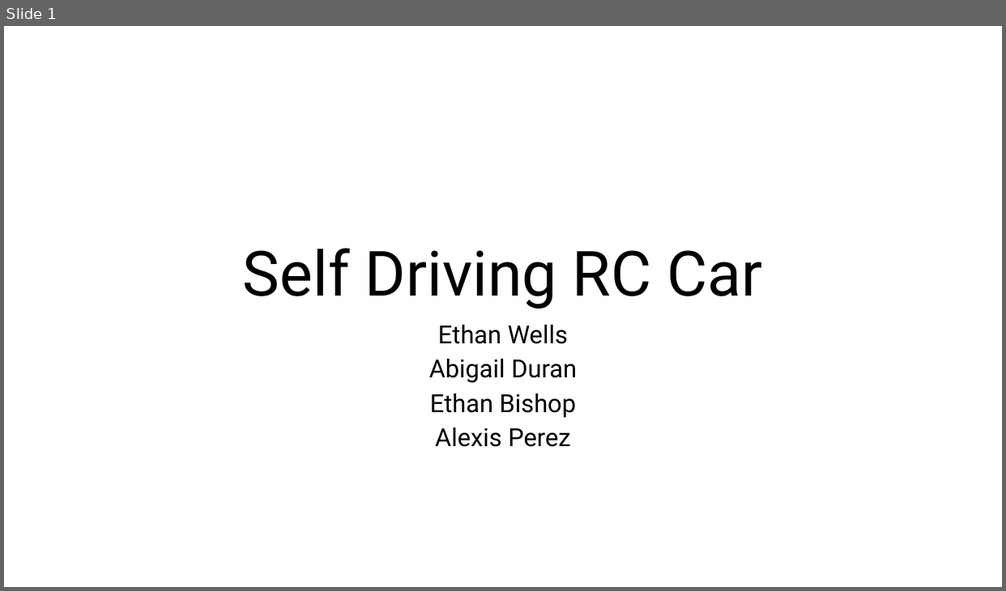
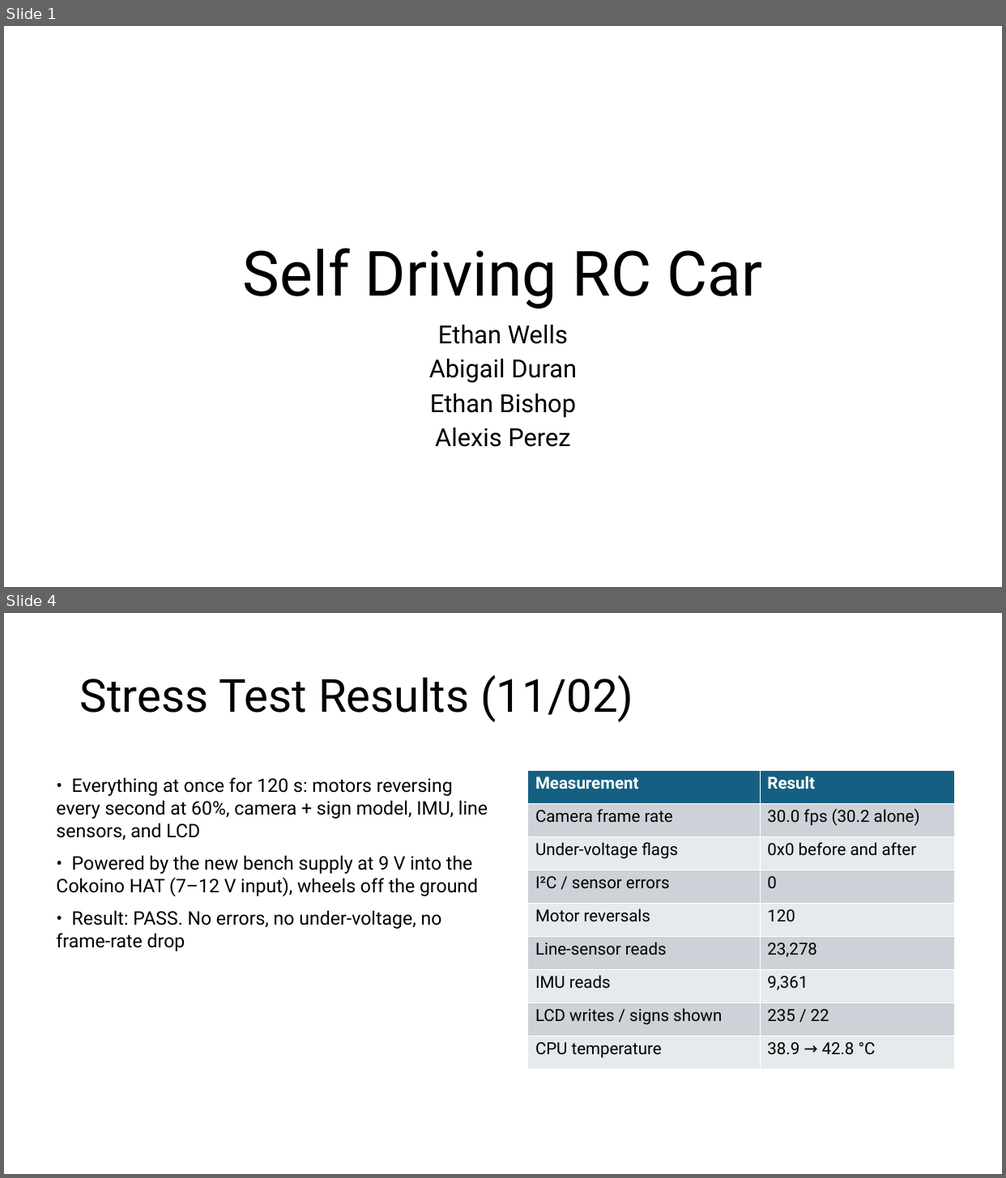
Before and after one commit to EthanWellsSr/BuggyBot, a slide deck: Weekly Reports/Self-Driving-RC-Car.pptx. Shown one above the other, each under a label of ours: slide 1 before the commit, slides 1 and 4 after it; the slides between them are not shown. The pictures are 1006x591 and 1006x1178 pixels, drawn with LibreOffice and Linux fonts; fonts in the diff are those of the drawing. Boxes give left, top, right and bottom in pixels: in the first picture for what was removed or moved away, otherwise in the second. Text is boxed around its words. In the diff, an @@ line names an element or a change of style, - is before the commit and + after.

```diff
--- a/Weekly Reports/Self-Driving-RC-Car.pptx
+++ b/Weekly Reports/Self-Driving-RC-Car.pptx
@@ slide 4 added at (4, 613, 1002, 1174), background #FFFFFF @@
@@ title added at (80, 675, 633, 722), 44 pt, text #000000 @@
+Stress Test Results (11/02)
@@ text added at (56, 777, 488, 952), 18 pt, text #000000 @@
+• Everything at once for 120 s: motors reversing every second at 60%, camera + sign model, IMU, line sensors, and LCD
+• Powered by the new bench supply at 9 V into the Cokoino HAT (7–12 V input), wheels off the ground
+• Result: PASS. No errors, no under-voltage, no frame-rate drop
@@ table added at (528, 770, 955, 1070), 9 rows, 2 columns @@
+Measurement | Result
+Camera frame rate | 30.0 fps (30.2 alone)
+Under-voltage flags | 0x0 before and after
+I²C / sensor errors | 0
+Motor reversals | 120
+Line-sensor reads | 23,278
+IMU reads | 9,361
+LCD writes / signs shown | 235 / 22
+CPU temperature | 38.9 → 42.8 °C
```
Also in this commit, not shown: 5 slides changed, 4 other slides added, 5 slides removed.
